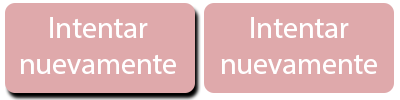
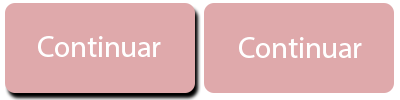
Comparing the layer stacks of the two 400 x 100 images. Changes:
renamed "Intentar nuevamente copy" to "Continuar", painted on it over box(221, 17, 377, 74)
renamed "Intentar nuevamente" to "Continuar", painted on it over box(20, 17, 176, 74)
